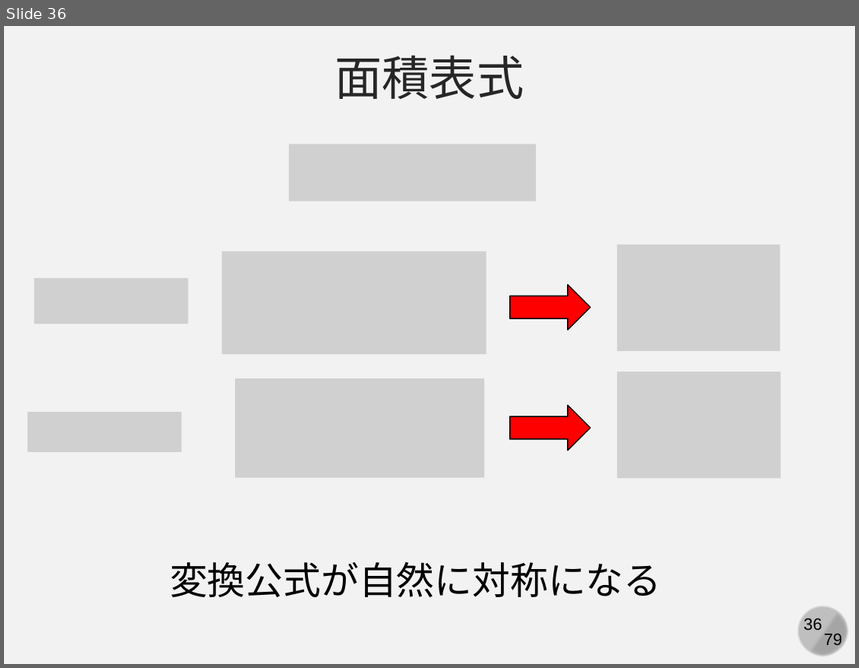
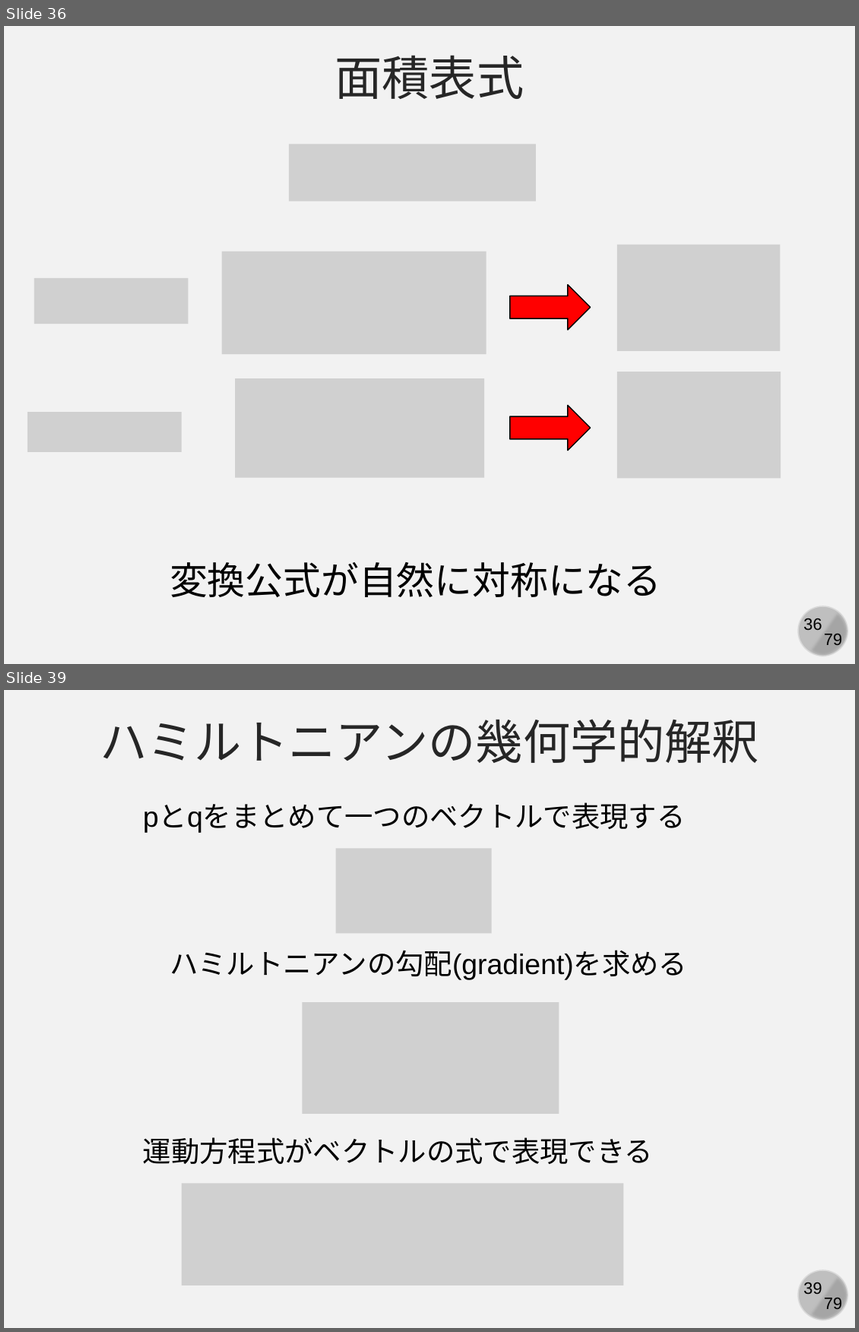
Before and after one commit to kaityo256/simulation_engineering, a slide deck: 05_md_basic/simulation05.pptx. Shown one above the other, each under a label of ours: slide 36 before the commit, slides 36 and 39 after it; the slides between them are not shown. The pictures are 859x668 and 859x1332 pixels, drawn with LibreOffice and Linux fonts; fonts in the diff are those of the drawing; grey boxes stand for pictures. Boxes give left, top, right and bottom in pixels: in the first picture for what was removed or moved away, otherwise in the second. Text is boxed around its words. In the diff, an @@ line names an element or a change of style, - is before the commit and + after.

```diff
--- a/05_md_basic/simulation05.pptx
+++ b/05_md_basic/simulation05.pptx
@@ slide 39 added at box(4, 690, 855, 1328), background #F2F2F2; not listed: 4 template elements that a slide beside it also shows @@
@@ text added at box(100, 719, 759, 763), 40 pt, text #262626 @@
+ハミルトニアンの幾何学的解釈
@@ text added at box(143, 805, 686, 833), 24 pt, text #000000 @@
+pとqをまとめて一つのベクトルで表現する
@@ picture added at box(336, 848, 492, 933) @@
@@ text added at box(170, 950, 687, 980), 24 pt, text #000000 @@
+ハミルトニアンの勾配(gradient)を求める
@@ picture added at box(302, 1002, 559, 1114) @@
@@ text added at box(143, 1138, 653, 1164), 24 pt, text #000000 @@
+運動方程式がベクトルの式で表現できる
@@ picture added at box(182, 1184, 623, 1286) @@
```
Also in this commit, not shown: 1 slide changed, 7 other slides added.
